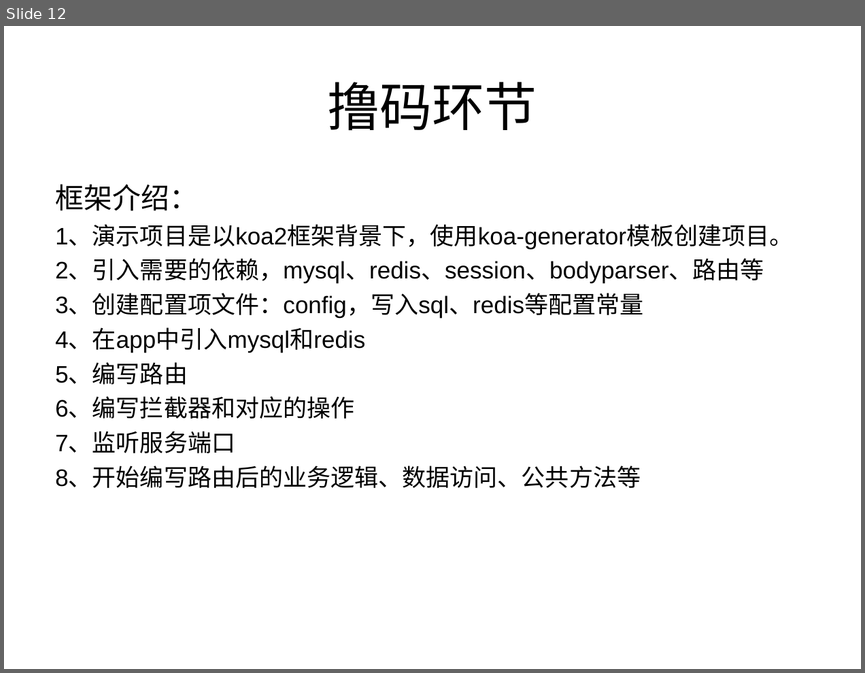
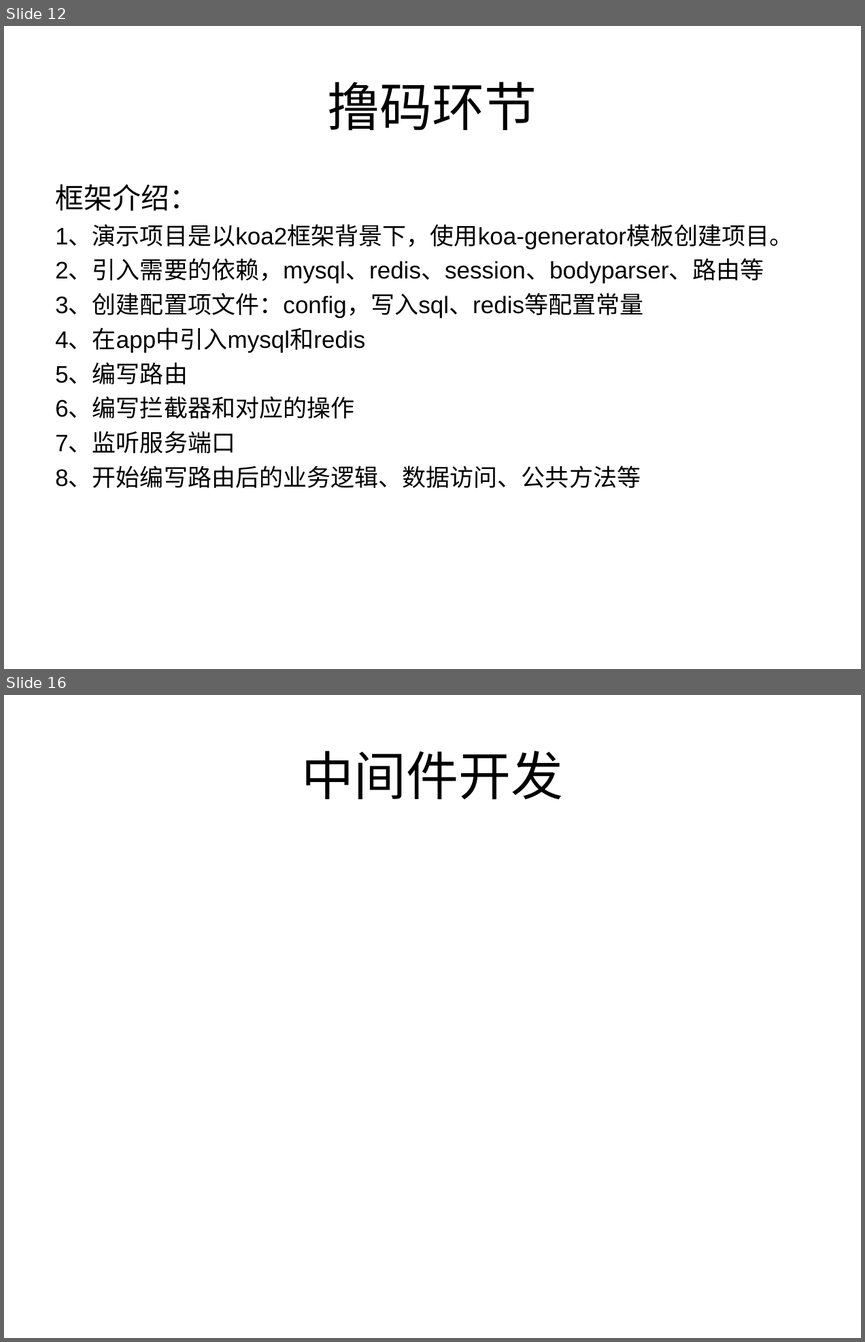
Before and after one commit to Alan055/node-koa, a slide deck: Alan-node解读.ppt. Shown one above the other, each under a label of ours: slide 12 before the commit, slides 12 and 16 after it; the slides between them are not shown. The pictures are 865x673 and 865x1342 pixels, drawn with LibreOffice and Linux fonts; fonts in the diff are those of the drawing. Boxes give left, top, right and bottom in pixels: in the first picture for what was removed or moved away, otherwise in the second. Text is boxed around its words. In the diff, an @@ line names an element or a change of style, - is before the commit and + after.

```diff
--- a/Alan-node解读.ppt
+++ b/Alan-node解读.ppt
@@ slide 16 added at [4, 695, 861, 1338], background #FFFFFF @@
@@ title added at [301, 751, 563, 800], 44 pt, text #000000 @@
+中间件开发
```
Also in this commit, not shown: 6 other slides added, 26 other files.
